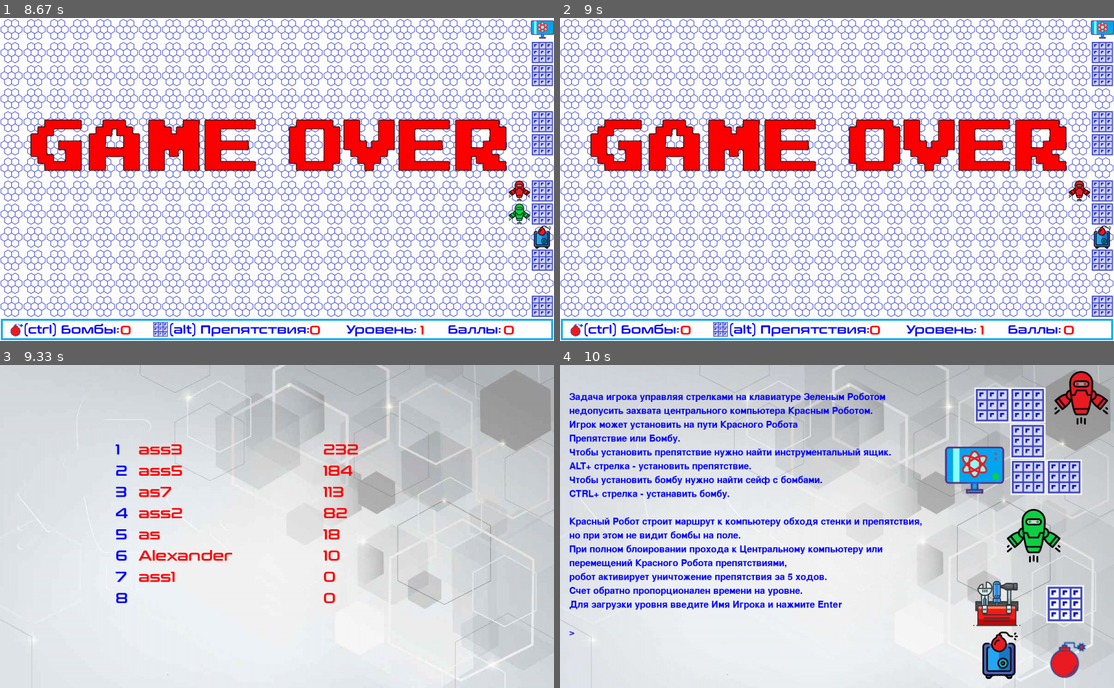
Above: before the commit, frames 1-4 (two rows, left to right).
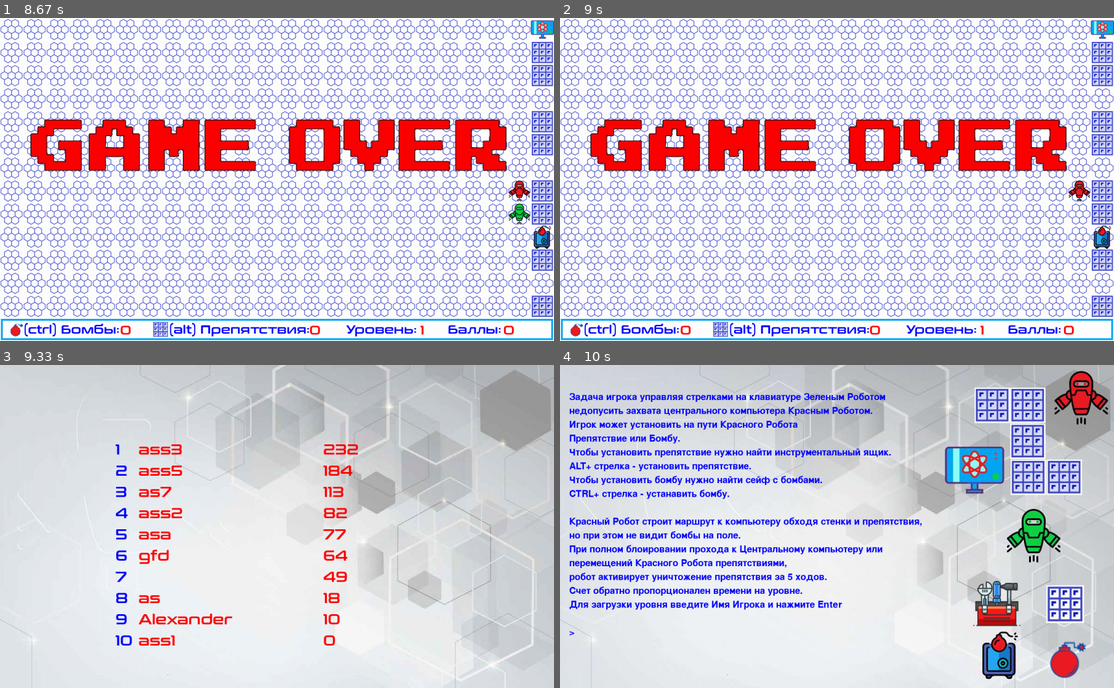
Above: after the commit, the same moments.

Repository: AVRasyuk/PyGameProject
Game: pygame game, started from main.py
The game is run twice, just before and just after one commit, with the same random seed, the same clock (stepped at 60 frames per second) and the same inputs.
Inputs (mouse positions are in pixels of both pictures, inside the frame that each line leads up to):
- Up to frame 1 (8.67 s): tap Enter at 0.33 s; tap D at 0.67, 1.82, 5.95, 7.45 s; hold Right 1.67-2.3 s; click (127, 111) at 2.4 s; hold Down 2.67-3.03 s; hold Left 4.9-5.43 s; hold Down 5.47-5.77 s; hold Left 5.8-6.2 s; hold Right 6.63-7.27 s; hold Down 7.3-7.67 s; hold Left 7.7-8.17 s; hold Right from 8.2 s (still down)
- Up to frame 2 (9 s): release Right at 8.67 s; hold Up from 8.7 s (still down); tap D at 8.85 s
- Up to frame 3 (9.33 s): release Up at 9 s
- Up to frame 4 (10 s): hold Left from 9.53 s (still down)

Frames 1-2 are identical in both runs. In frame 3, 1.5% of the frame differs, in the area x 20-63%, y 50-87%; in frame 4, nothing differs.

Commit message:
bag fix (computer.group.empty() в reset_level())

Diff:
--- a/data/score.txt
+++ b/data/score.txt
@@ -3,6 +3,9 @@
 ass5,184
 as7,113
 ass2,82
+asa,77
+gfd,64
+,49
 as,18
 Alexander,10
 ass1,0
--- a/main.py
+++ b/main.py
@@ -215,6 +215,7 @@
     bad_robot_group.empty()
     detonation_group.empty()
     game_over_group.empty()
+    computer_group.empty()
     takt = 0
     flag_stop_score_time = False
     flag_movie_bad_robot = True
@@ -713,7 +714,7 @@
     # определим его вид
     sprite_picture.image = load_image("game_over.png")
     # и размеры
-    sprite_picture.rect = sprite_game_over.image.get_rect()
+    sprite_picture.rect = sprite_picture.image.get_rect()
     sprite_picture.rect.x = 50
     sprite_picture.rect.y = 200
     # добавим спрайт в группу
@@ -892,20 +893,7 @@
                     if pygame.sprite.spritecollideany(bad_robot, player_group) or pygame.sprite.spritecollideany(
                             bad_robot, computer_group):
                         # GAME OVER
-                        sprite_game_over = pygame.sprite.Sprite()
-                        # определим его вид
-                        sprite_game_over.image = load_image("game_over.png")
-                        # и размеры
-                        sprite_game_over.rect = sprite_game_over.image.get_rect()
-                        sprite_game_over.rect.x = 50
-                        sprite_game_over.rect.y = 200
-                        # добавим спрайт в группу
-                        game_over_group.add(sprite_game_over)
-                        sound_game_over = 'data\game_over.mp3'
-                        pygame.init()
-                        pygame.mixer.init()
-                        pygame.mixer.music.load(sound_game_over)
-                        pygame.mixer.music.play()
+                        picture_game_over_you_win(0)
                         flag_movie_bad_robot = False
                         falg_end_level = False
                         flag_game_over = True
@@ -975,7 +963,7 @@
             screen = pygame.display.set_mode(size)
             number_level += 1
             if number_level == 5:
-                you_win()
+                picture_game_over_you_win(1)
             player, bad_robot, level_x, level_y = generate_level(
                 load_level(start_new_level(number_level)))
             flag_movie_bad_robot = True
